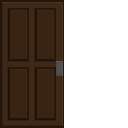
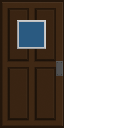
Layers edited between the first and the second w=128, h=128 image:
added layer "Layer 3" above "Layer 2" over bbox(17, 20, 46, 49)
painted on "Layer 1" over bbox(17, 20, 46, 49)
